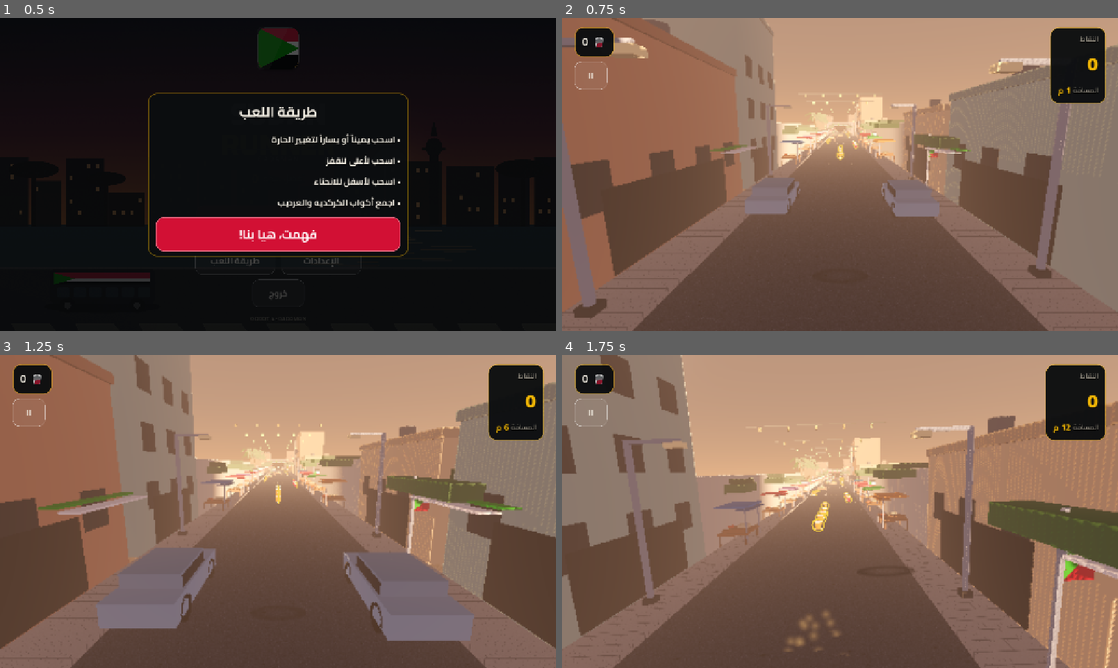
Above: before the commit, frames 1-4 (two rows, left to right).
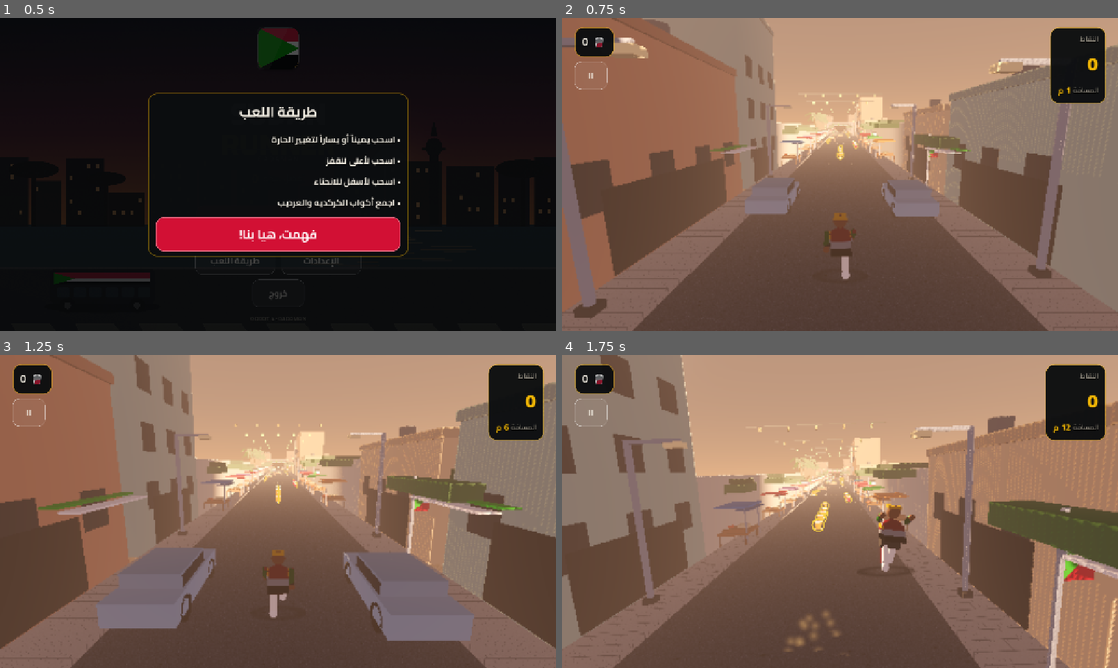
Above: after the commit, the same moments.

Repository: azmifatahi/gadaman
Game: Godot game, scene res://scenes/main.tscn
Same seed, same stepped clock (60 frames per second), same inputs: the game is played once before the commit and once after it.
Inputs (mouse positions are in pixels of both pictures, inside the frame that each line leads up to):
- Up to frame 1 (0.5 s): no input
- Up to frame 2 (0.75 s): click "ابدأ الجري" at 0.5 s
- Up to frame 3 (1.25 s): no input
- Up to frame 4 (1.75 s): move the mouse to (962, 495) at 1.27 s; hold Right (move_right) from 1.28 s (still down); tap Down (slide) at 1.35 s; click (962, 495) at 1.42 s; tap Up (jump) at 1.52, 1.55 s

Frame 1 is identical in both runs. In frame 2, 0.2% of the frame differs, in the area x 47-53%, y 62-84%; in frame 3, 0.2%; in frame 4, 0.7%, in the area x 56-64%, y 47-70%.
Error before the commit: Parse Error: Cannot infer the type of "is_fbx" variable because the value doesn't have a set type. (res://scripts/tools/hero_builder.gd:115)

Commit message:
fix: correct Godot 4.4 API calls - BlendTree.connect_node, add_node via real methods not lambdas, type annotations
Co-authored-by: arena-agent <297053741+arena-agent@users.noreply.github.com>

Diff:
--- a/scripts/tools/hero_builder.gd
+++ b/scripts/tools/hero_builder.gd
@@ -112,10 +112,11 @@
 		var largest_size := -1
 		for f in files:
 			var fp := arabic_dir.path_join(f)
-			var is_fbx := f.to_lower().ends_with(".fbx")
+			var fn_low: String = f.to_lower()
+			var is_fbx: bool = fn_low.ends_with(".fbx")
 			if is_fbx and not _fbx2gltf_available():
 				continue
-			var sz := FileAccess.get_file_as_bytes(fp).size()
+			var sz: int = FileAccess.get_file_as_bytes(fp).size()
 			if sz > largest_size:
 				largest_size = sz
 				largest_name = f
@@ -183,7 +184,7 @@
 	if da == null:
 		printerr("[HeroBuilder] Cannot open res://")
 		return
-	var rel: String = path.trim_prefix("res://").rtrim("/")
+	var rel: String = path.trim_prefix("res://").strip_edges(false, true).rstrip("/")
 	if rel.begins_with("assets/"):
 		var parts: PackedStringArray = rel.split("/")
 		var cur: String = ""
@@ -379,7 +380,7 @@
 				continue
 			idle.add_track(jog.track_get_type(t))
 			idle.track_set_path(idle.get_track_count() - 1, jog.track_get_path(t))
-			var val := jog.track_get_key_value(t, 0)
+			var val: Variant = jog.track_get_key_value(t, 0)
 			idle.track_insert_key(idle.get_track_count() - 1, 0.0, val)
 			idle.track_insert_key(idle.get_track_count() - 1, 1.0, val)
 		lib.add_animation("idle", idle)
@@ -434,38 +435,40 @@
 	var lean := AnimationNodeBlend2.new()
 	lean.amount = 0.0
 	loco.add_node("lean", lean, Vector2(280, 80))
-	loco.connect_node("lean", 0, "locomotion", 0)
-	loco.connect_node("lean", 1, "locomotion", 0)
-	loco.connect_node("output", 0, "lean", 0)
+	loco.connect_node("lean", 0, "locomotion")
+	loco.connect_node("lean", 1, "locomotion")
+	loco.connect_node("output", 0, "lean")
 	sm.add_node("locomotion", loco, Vector2(0, 0))
 
-	var add_state := func(nm: String, pos: Vector2):
-		sm.add_node(nm, _anim(nm), pos)
-	add_state("jump",    Vector2(280, -150))
-	add_state("fall",    Vector2(520, -150))
-	add_state("land",    Vector2(780, -150))
-	add_state("slide",   Vector2(280,  150))
-	add_state("stumble", Vector2(560,  150))
-
-	var add_trans := func(from: String, to: String, xfade: float, auto: bool):
-		var t := AnimationNodeStateMachineTransition.new()
-		t.switch_mode = AnimationNodeStateMachineTransition.SWITCH_MODE_AT_END if auto \
-				else AnimationNodeStateMachineTransition.SWITCH_MODE_IMMEDIATE
-		t.fade_time = xfade
-		t.advance_mode = AnimationNodeStateMachineTransition.ADVANCE_MODE_AUTO if auto \
-				else AnimationNodeStateMachineTransition.ADVANCE_MODE_ENABLED
-		sm.add_transition(from, to, t)
-	add_trans("locomotion", "jump",   0.08, false)
-	add_trans("jump",       "fall",   0.10, true)
-	add_trans("fall",       "land",   0.10, true)
-	add_trans("land",       "locomotion", 0.12, true)
-	add_trans("locomotion", "slide",  0.06, false)
-	add_trans("slide",      "locomotion", 0.10, true)
-	add_trans("locomotion", "stumble",0.10, false)
-	add_trans("stumble",    "locomotion", 0.12, true)
-	add_trans("jump",       "slide",  0.08, false)
+	sm.add_node("jump",    _anim("jump"),    Vector2(280, -150))
+	sm.add_node("fall",    _anim("fall"),    Vector2(520, -150))
+	sm.add_node("land",    _anim("land"),    Vector2(780, -150))
+	sm.add_node("slide",   _anim("slide"),   Vector2(280,  150))
+	sm.add_node("stumble", _anim("stumble"), Vector2(560,  150))
+
+	_add_sm_trans(sm, "locomotion", "jump",   0.08, false)
+	_add_sm_trans(sm, "jump",       "fall",   0.10, true)
+	_add_sm_trans(sm, "fall",       "land",   0.10, true)
+	_add_sm_trans(sm, "land",       "locomotion", 0.12, true)
+	_add_sm_trans(sm, "locomotion", "slide",  0.06, false)
+	_add_sm_trans(sm, "slide",      "locomotion", 0.10, true)
+	_add_sm_trans(sm, "locomotion", "stumble",0.10, false)
+	_add_sm_trans(sm, "stumble",    "locomotion", 0.12, true)
+	_add_sm_trans(sm, "jump",       "slide",  0.08, false)
 	sm.start_node = "locomotion"
 	return sm
+
+
+func _add_sm_trans(sm: AnimationNodeStateMachine, from: String, to: String, xfade: float, auto: bool) -> void:
+	var t := AnimationNodeStateMachineTransition.new()
+	if auto:
+		t.switch_mode = AnimationNodeStateMachineTransition.SWITCH_MODE_AT_END
+		t.advance_mode = AnimationNodeStateMachineTransition.ADVANCE_MODE_AUTO
+	else:
+		t.switch_mode = AnimationNodeStateMachineTransition.SWITCH_MODE_IMMEDIATE
+		t.advance_mode = AnimationNodeStateMachineTransition.ADVANCE_MODE_ENABLED
+	t.fade_time = xfade
+	sm.add_transition(from, to, t)
 
 
 func _anim(name: String) -> AnimationNodeAnimation:
